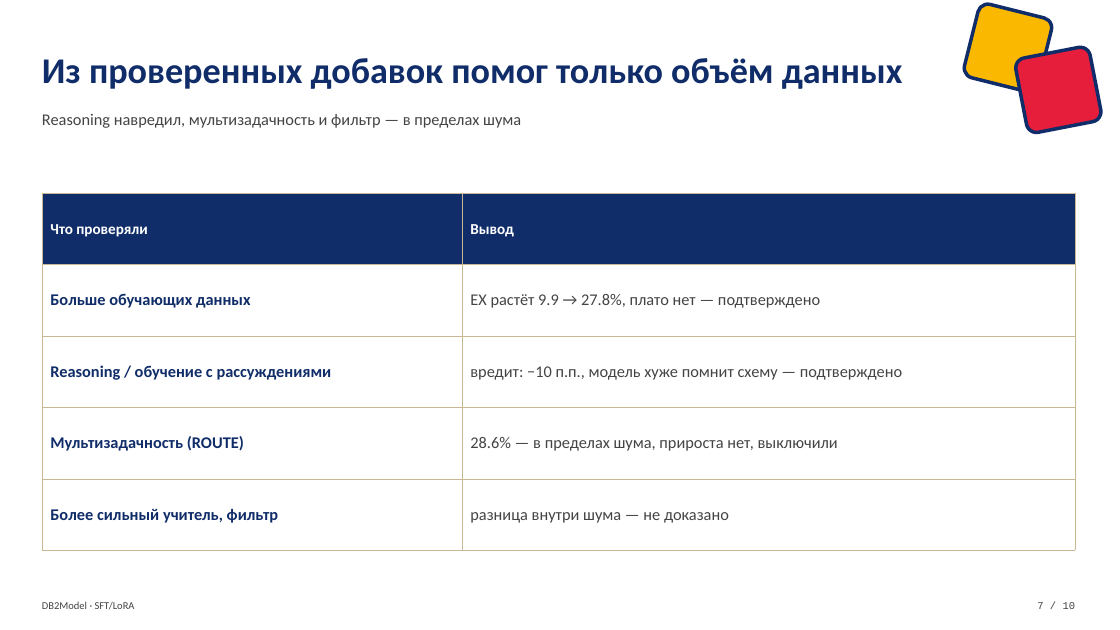
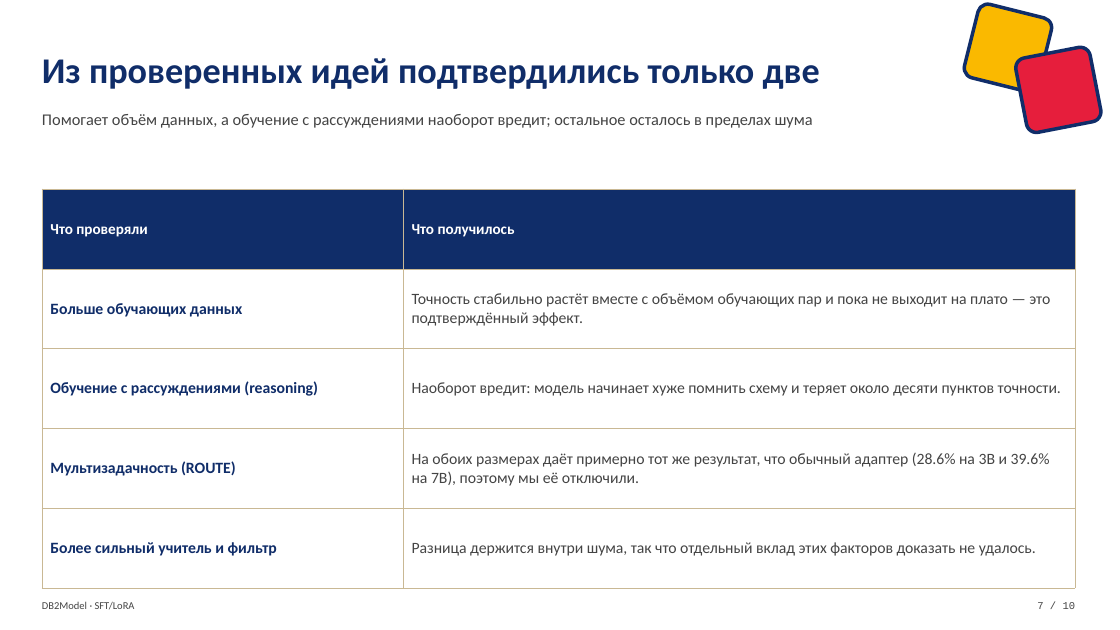
Before and after one commit to VladimirPozdeev06/db2model_lora, a slide deck: slide 7 of db2model/DB2Model_SFT_LoRA_defense.pptx. Drawn at 1120x630 pixels with LibreOffice and Linux fonts; fonts in the diff are those of the drawing. Boxes give left, top, right and bottom in pixels: in the first picture for what was removed or moved away, otherwise in the second. Text is boxed around its words. In the diff, an @@ line names an element or a change of style, - is before the commit and + after.

```diff
--- a/db2model/DB2Model_SFT_LoRA_defense.pptx
+++ b/db2model/DB2Model_SFT_LoRA_defense.pptx
@@ text at box(42, 58, 820, 89): text changed @@
-Из проверенных добавок помог только объём данных
+Из проверенных идей подтвердились только две
@@ text at box(42, 114, 813, 128): text changed @@
-Reasoning навредил, мультизадачность и фильтр — в пределах шума
+Помогает объём данных, а обучение с рассуждениями наоборот вредит; остальное осталось в пределах шума
@@ table at box(42, 189, 1075, 560) @@
-row 1, column 2: Вывод
+row 1, column 2: Что получилось
-row 2, column 2: EX растёт 9.9 → 27.8%, плато нет — подтверждено
+row 2, column 2: Точность стабильно растёт вместе с объёмом обучающих пар и пока не выходит на плато — это подтверждённый эффект.
-row 3, column 1: Reasoning / обучение с рассуждениями
+row 3, column 1: Обучение с рассуждениями (reasoning)
-row 3, column 2: вредит: −10 п.п., модель хуже помнит схему — подтверждено
+row 3, column 2: Наоборот вредит: модель начинает хуже помнить схему и теряет около десяти пунктов точности.
-row 4, column 2: 28.6% — в пределах шума, прироста нет, выключили
+row 4, column 2: На обоих размерах даёт примерно тот же результат, что обычный адаптер (28.6% на 3B и 39.6% на 7B), поэтому мы её отключили.
-row 5, column 1: Более сильный учитель, фильтр
+row 5, column 1: Более сильный учитель и фильтр
-row 5, column 2: разница внутри шума — не доказано
+row 5, column 2: Разница держится внутри шума, так что отдельный вклад этих факторов доказать не удалось.
@@ size 14 to 13.5 pt in "Больше обучающих данных", "Мультизадачность (ROUTE)" @@
@@ table: place and size @@
-table at box(42, 193, 1075, 527)
+table at box(42, 189, 1075, 560)
```
Also in this commit, not shown: 3 other slides changed, 1 other file.
